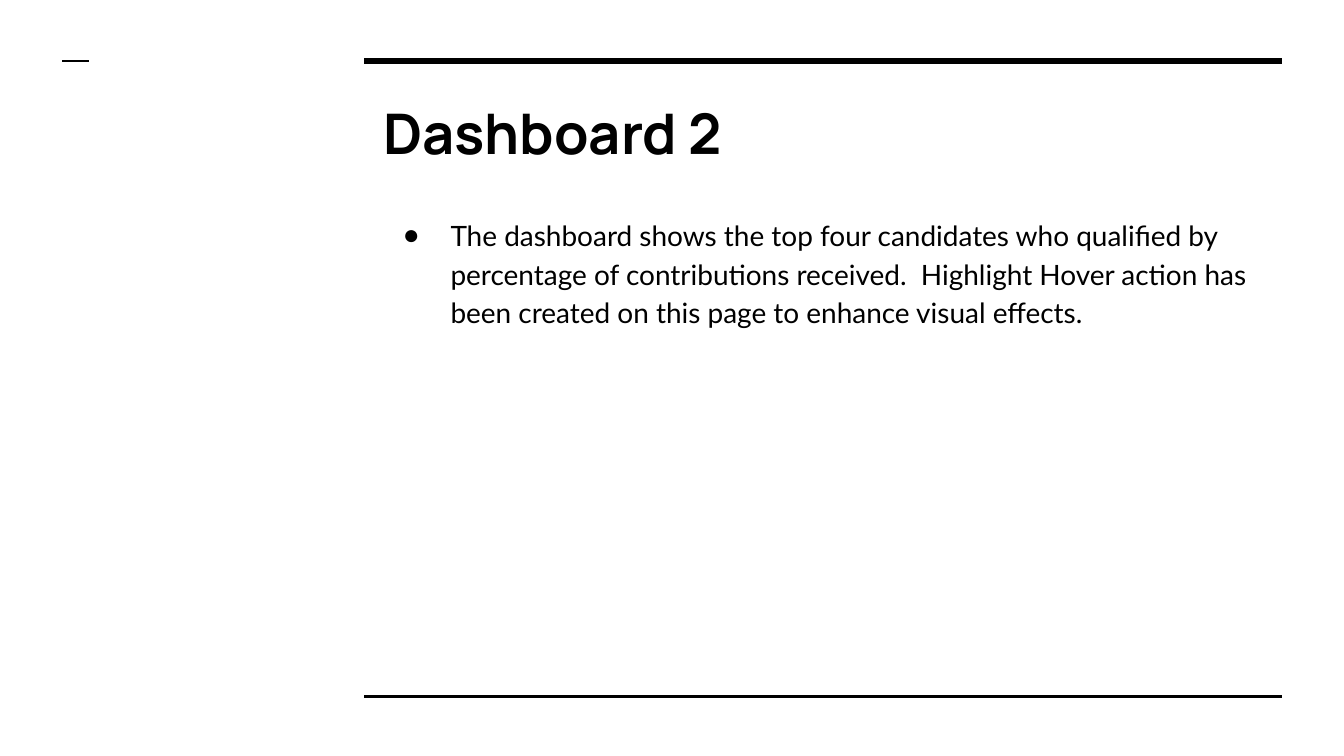
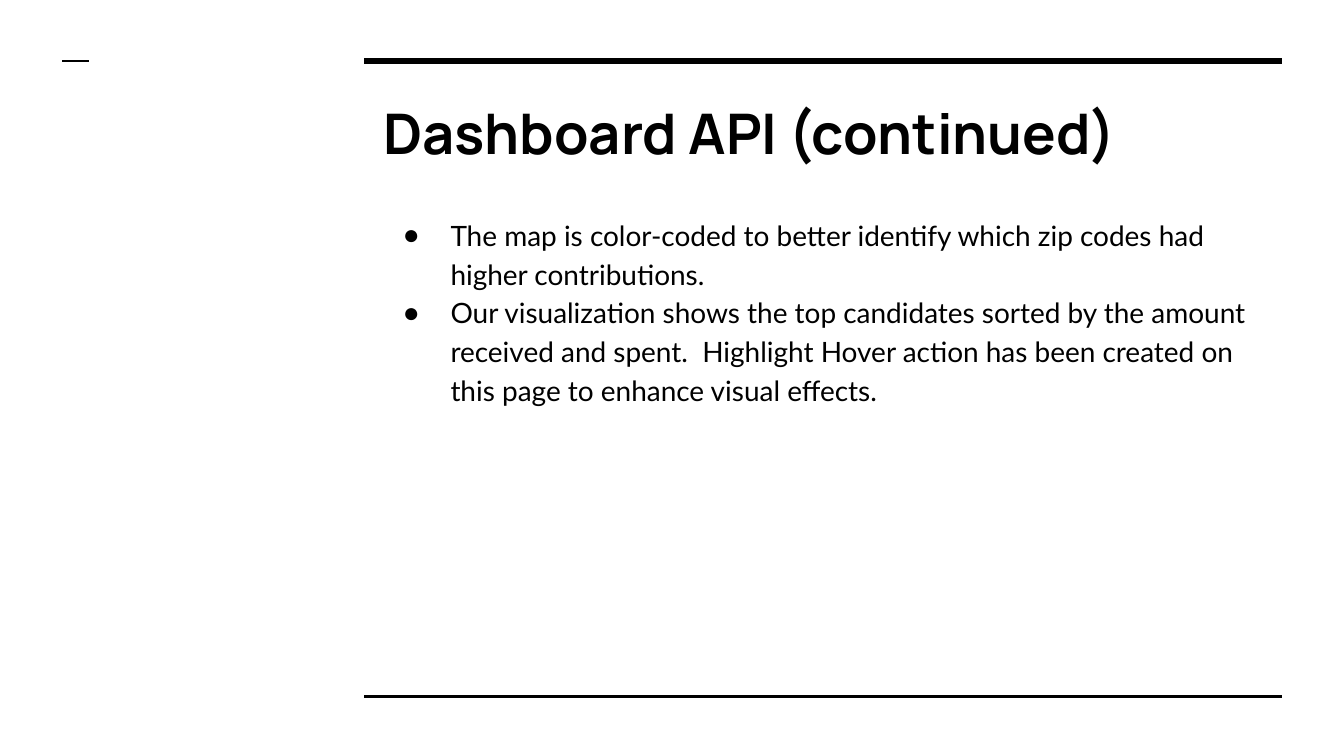
Before and after one commit to ssheggrud/Mod_20_Project, a slide deck: slide 9 of Presentation/Group5Presentation.pptx (slide 11 before the commit). Drawn at 1344x756 pixels with LibreOffice and Linux fonts; fonts in the diff are those of the drawing. Boxes give left, top, right and bottom in pixels: in the first picture for what was removed or moved away, otherwise in the second. Text is boxed around its words. In the diff, an @@ line names an element or a change of style, - is before the commit and + after.

```diff
--- a/Presentation/Group5Presentation.pptx
+++ b/Presentation/Group5Presentation.pptx
@@ title at [383, 106, 1117, 165]: text changed @@
-Dashboard 2
+Dashboard API (continued)
@@ text at [451, 225, 1245, 406]: text changed @@
-● The dashboard shows the top four candidates who qualified by percentage of contributions received. Highlight Hover action has been created on this page to enhance visual effects.
+● The map is color-coded to better identify which zip codes had higher contributions.
+● Our visualization shows the top candidates sorted by the amount received and spent. Highlight Hover action has been created on this page to enhance visual effects.
```
Also in this commit, not shown: 8 other slides changed, 3 slides added.
